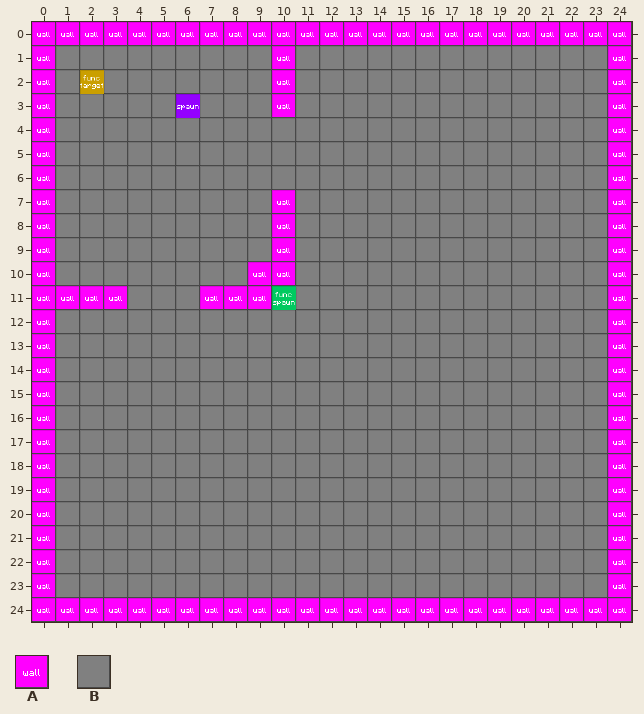
An edit to a level. Tiled map, assets/maps/ortho.tmx. This is how it looked before the edit.
Cells are 32x32 px. Shown: x 0..24, y 0..24.
Key: from "orthotiles": A 1, B 4.
_ is an empty cell, # one hidden under a higher layer.
Layers that did not change in this view are not listed.
Layer "Ground" before, first column x 0:
 0 #########################
 1 #BBBBBBBBB#BBBBBBBBBBBBB#
 2 #B#BBBBBBB#BBBBBBBBBBBBB#
 3 #BBBBB#BBB#BBBBBBBBBBBBB#
 4 #BBBBBBBBBBBBBBBBBBBBBBB#
 5 #BBBBBBBBBBBBBBBBBBBBBBB#
 6 #BBBBBBBBBBBBBBBBBBBBBBB#
 7 #BBBBBBBBB#BBBBBBBBBBBBB#
 8 #BBBBBBBBB#BBBBBBBBBBBBB#
 9 #BBBBBBBBB#BBBBBBBBBBBBB#
10 #BBBBBBBB##BBBBBBBBBBBBB#
11 ####BBB####BBBBBBBBBBBBB#
12 #BBBBBBBBBBBBBBBBBBBBBBB#
13 #BBBBBBBBBBBBBBBBBBBBBBB#
14 #BBBBBBBBBBBBBBBBBBBBBBB#
15 #BBBBBBBBBBBBBBBBBBBBBBB#
16 #BBBBBBBBBBBBBBBBBBBBBBB#
17 #BBBBBBBBBBBBBBBBBBBBBBB#
18 #BBBBBBBBBBBBBBBBBBBBBBB#
19 #BBBBBBBBBBBBBBBBBBBBBBB#
20 #BBBBBBBBBBBBBBBBBBBBBBB#
21 #BBBBBBBBBBBBBBBBBBBBBBB#
22 #BBBBBBBBBBBBBBBBBBBBBBB#
23 #BBBBBBBBBBBBBBBBBBBBBBB#
24 #########################
Layer "Collision" before, first column x 0:
 0 AAAAAAAAAAAAAAAAAAAAAAAAA
 1 A_________A_____________A
 2 A_________A_____________A
 3 A_________A_____________A
 4 A_______________________A
 5 A_______________________A
 6 A_______________________A
 7 A_________A_____________A
 8 A_________A_____________A
 9 A_________A_____________A
10 A________AA_____________A
11 AAAA___AAA______________A
12 A_______________________A
13 A_______________________A
14 A_______________________A
15 A_______________________A
16 A_______________________A
17 A_______________________A
18 A_______________________A
19 A_______________________A
20 A_______________________A
21 A_______________________A
22 A_______________________A
23 A_______________________A
24 AAAAAAAAAAAAAAAAAAAAAAAAA
And afterwards:
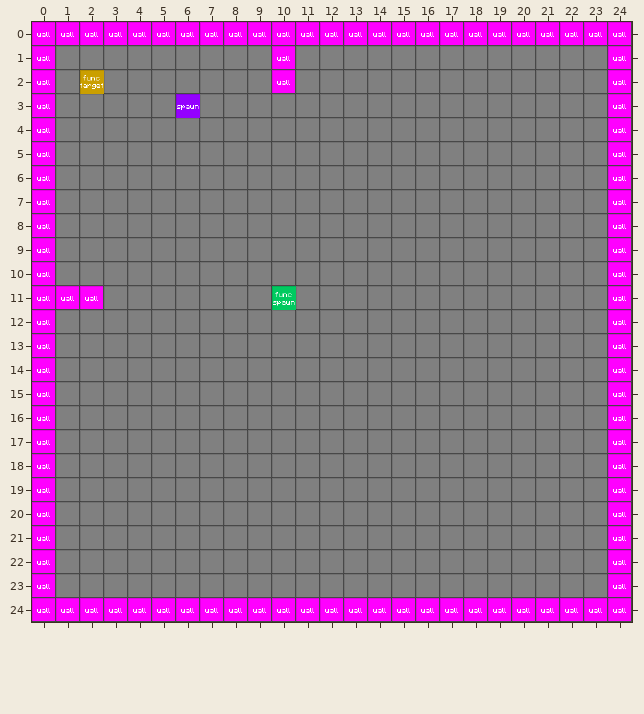
From the commit log: Removed restricting collision tiles - really need to work on the build phase.
The exact change:
Changed rows in their new state; . is an unchanged cell.
Layer "Ground":
first column x 10:
 3 B
first column x 3:
 7 .......B
 8 .......B
 9 .......B
10 ......BB
11 B...BBB.
Layer "Collision":
first column x 10:
 3 _
first column x 3:
 7 ......._
 8 ......._
 9 ......._
10 ......__
11 _...___.
Where, in picture pixels (left, top, right, bottom), the same in both pictures:
changed: (272, 94, 295, 117)
changed: (200, 190, 295, 309)
changed: (104, 286, 127, 309)
